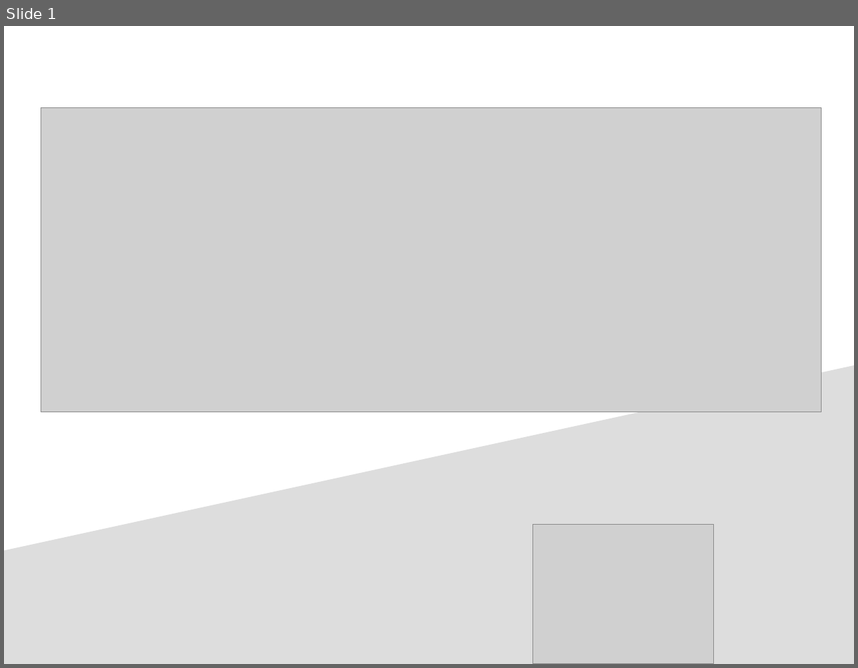
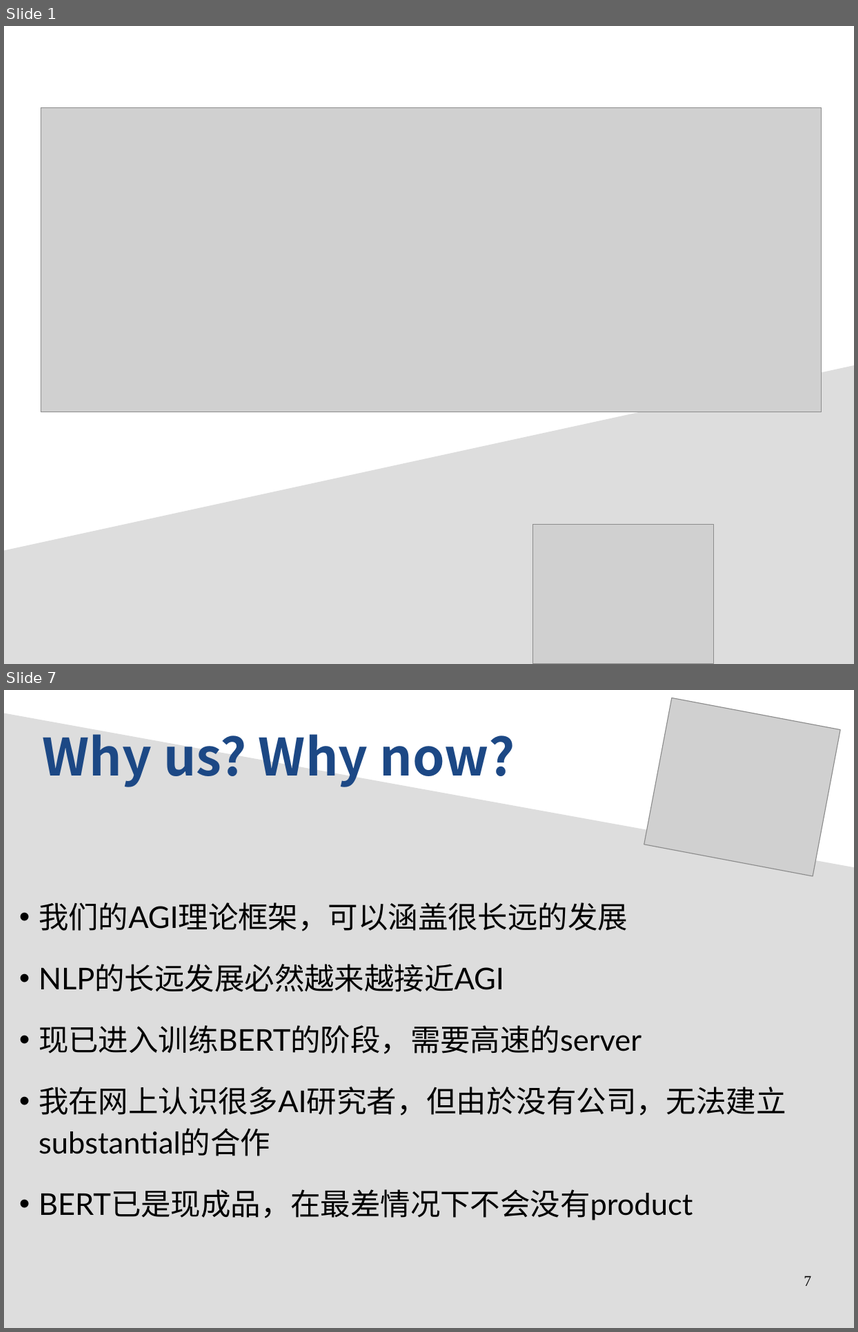
Before and after one commit to Cybernetic1/2020, a slide deck: General_Intelligence_biz-plan.odp. Shown one above the other, each under a label of ours: slide 1 before the commit, slides 1 and 7 after it; the slides between them are not shown. The pictures are 858x668 and 858x1332 pixels, drawn with LibreOffice and Linux fonts; fonts in the diff are those of the drawing; grey boxes stand for pictures. Boxes give left, top, right and bottom in pixels: in the first picture for what was removed or moved away, otherwise in the second. Text is boxed around its words. In the diff, an @@ line names an element or a change of style, - is before the commit and + after.

```diff
--- a/General_Intelligence_biz-plan.odp
+++ b/General_Intelligence_biz-plan.odp
@@ slide 7 added at [4, 690, 854, 1328], background #FFFFFF @@
@@ picture added at [644, 698, 841, 876] @@
@@ freeform shape added at [4, 713, 854, 1328], fill #DDDDDD @@
@@ text added at [43, 734, 515, 787], 48 pt, text #1C4885, bold @@
+Why us? Why now?
@@ text added at [38, 903, 786, 1221], 28 pt, text #000000 @@
+• 我们的AGI理论框架，可以涵盖很长远的发展
+• NLP的长远发展必然越来越接近AGI
+• 现已进入训练BERT的阶段，需要高速的server
+• 我在网上认识很多AI研究者，但由於没有公司，无法建立substantial的合作
+• BERT已是现成品，在最差情况下不会没有product
@@ page number added at [804, 1276, 811, 1286], 14 pt, text #000000 @@
+7
```
Also in this commit, not shown: 2 slides changed, 5 other slides added, 1 slide removed, 5 other files.
